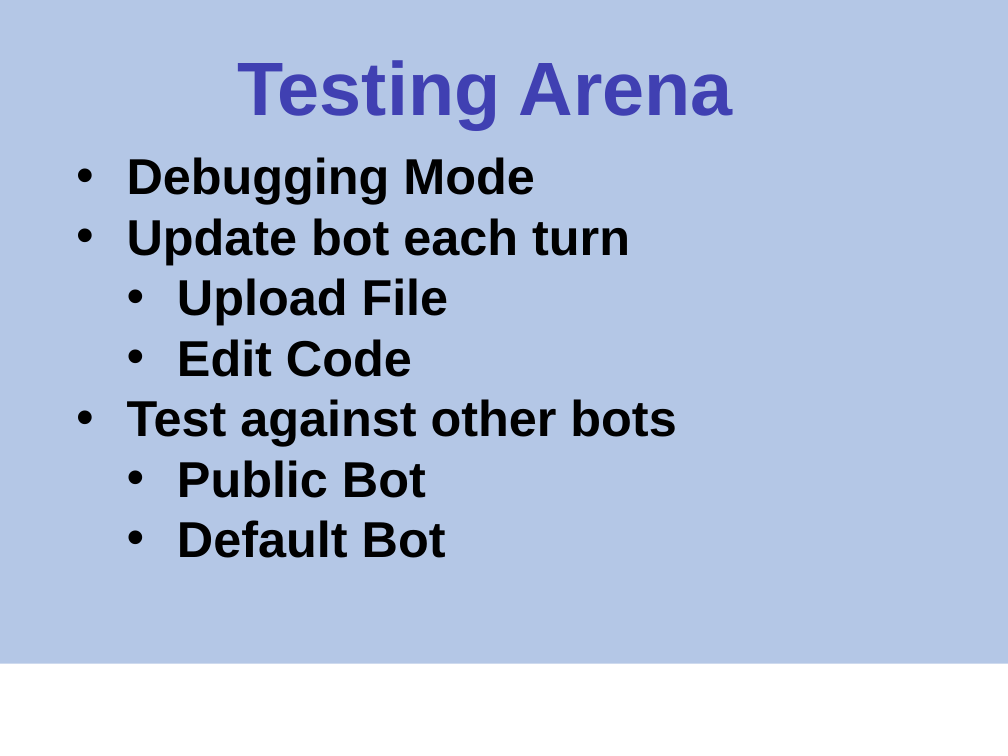
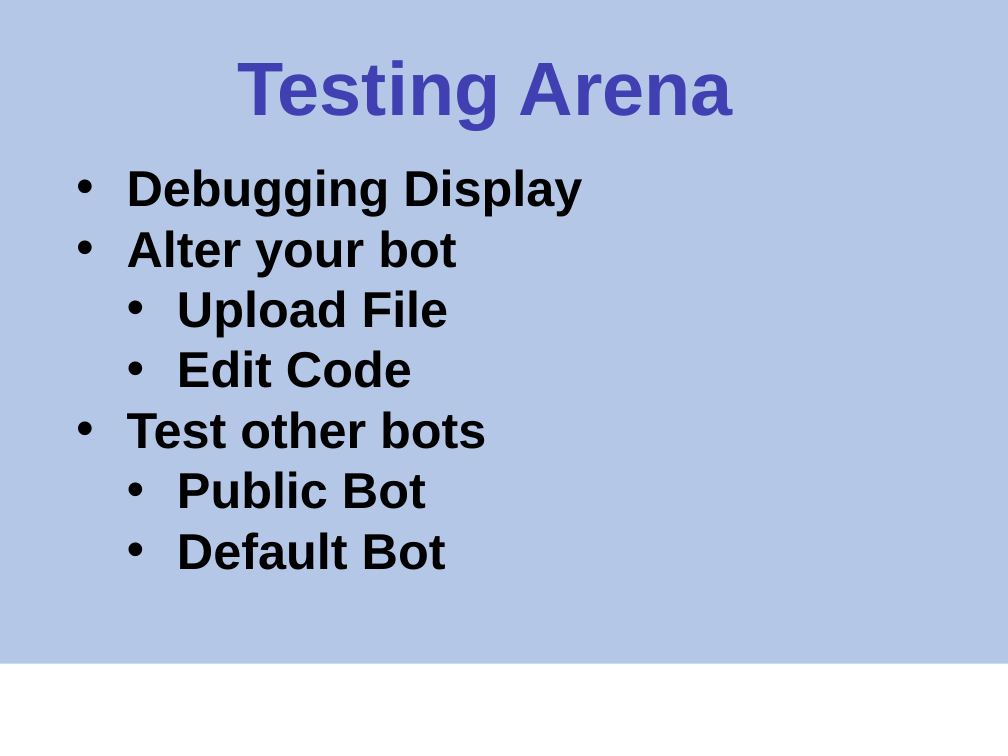
Before and after one commit to toh5148/psh_sp16_cmpsc488_flaggers, a slide deck: slide 16 of Presentation Materials/Capstone Presentation.pptx. Drawn at 1008x756 pixels with LibreOffice and Linux fonts; fonts in the diff are those of the drawing; background and template pictures are left out. Boxes give left, top, right and bottom in pixels: in the first picture for what was removed or moved away, otherwise in the second. Text is boxed around its words. In the diff, an @@ line names an element or a change of style, - is before the commit and + after.

```diff
--- a/Presentation Materials/Capstone Presentation.pptx
+++ b/Presentation Materials/Capstone Presentation.pptx
@@ text "Debugging Display": place and size @@
-text "Debugging Display" at bbox=[127, 157, 676, 558]
+text "Debugging Display" at bbox=[127, 169, 582, 570]
@@ text at bbox=[127, 169, 582, 276]: text changed @@
-• Debugging Mode
-• Update bot each turn
+• Debugging Display
+• Alter your bot
@@ text at bbox=[127, 411, 486, 449]: text changed @@
-• Test against other bots
+• Test other bots
```
Also in this commit, not shown: 5 other slides changed, 1 slide added.
